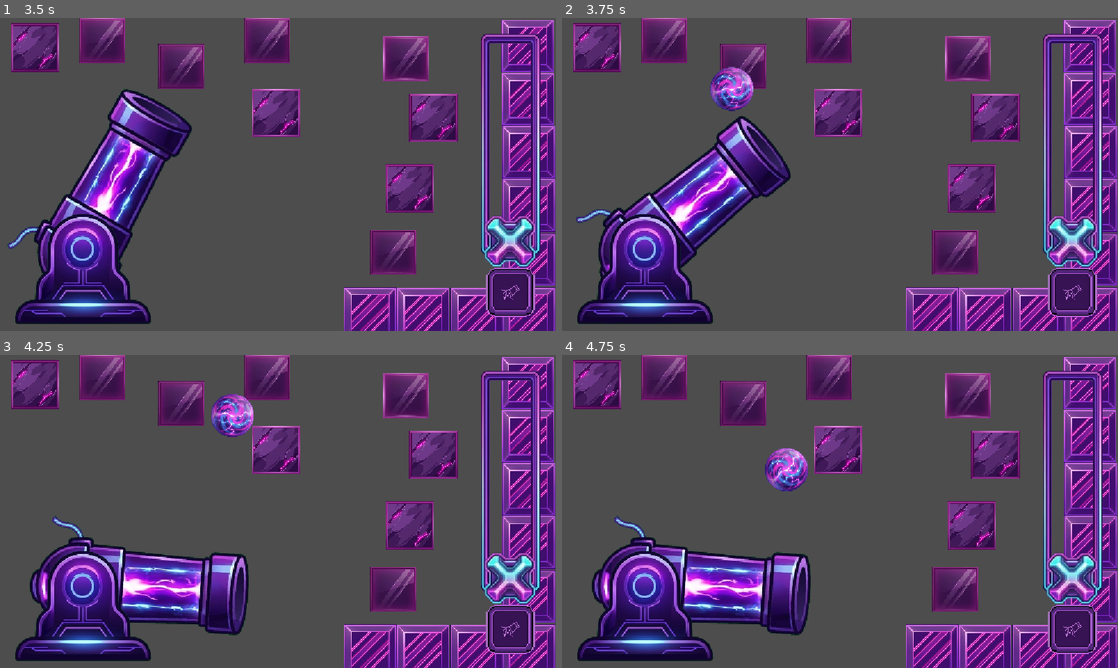
Above: before the commit, frames 1-4 (two rows, left to right).
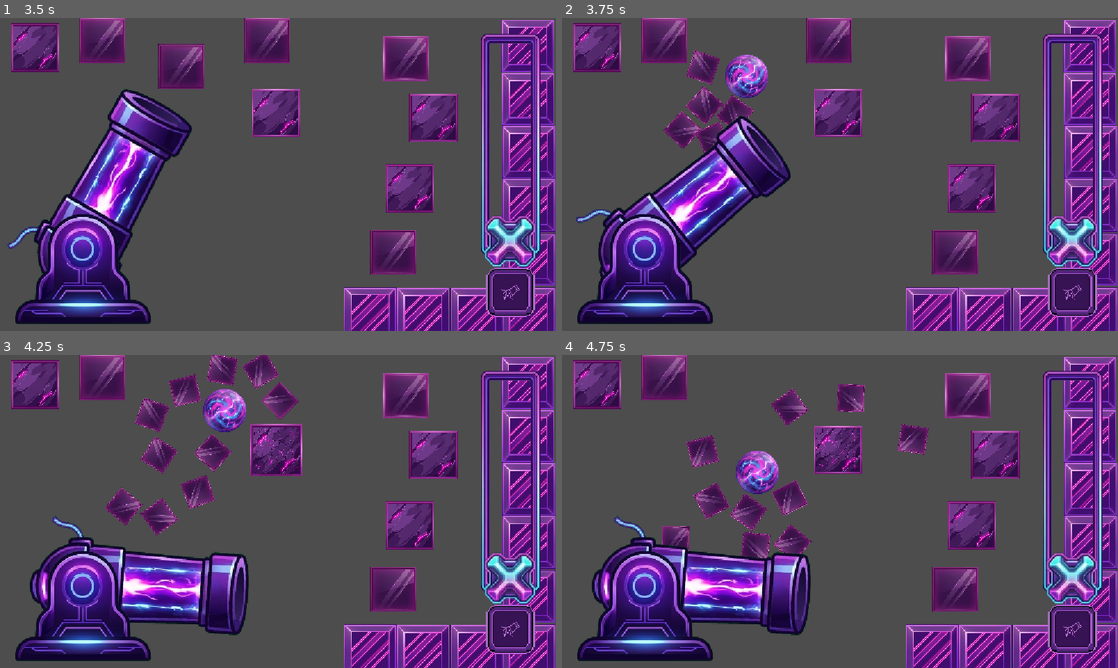
Above: after the commit, the same moments.

Repository: Zidan-09/Arc-Impact
Game: Godot game, scene res://components/cannon-controller/CannonController.tscn
Two runs of this game, one before a commit and one after it. Both use one fixed random seed, a clock stepped at 60 frames per second and the inputs below.
Inputs (mouse positions are in pixels of both pictures, inside the frame that each line leads up to):
- Up to frame 1 (3.5 s): click (511, 293) at 0.5 s; click (511, 293) at 1.25 s; click (511, 293) at 2 s; tap Enter at 2.75 s; drag from (400, 224) to (111, 215) at 2.77 s
- Up to frame 2 (3.75 s): tap Space at 3.5 s; drag from (728, 190) to (956, 252) at 3.52 s
- Up to frame 3 (4.25 s): no input
- Up to frame 4 (4.75 s): move the mouse to (895, 442) at 4.27 s; click (895, 442) at 4.42 s

Frame 1 is identical in both runs. In frame 2, 3.4% of the frame differs, in the area x 18-37%, y 8-44%; in frame 3, 6.9%; in frame 4, 7.8%, in the area x 17-66%, y 0-65%.
Error before the commit: Parse Error: Could not resolve super class inheritance from "Obstacle". (res://components/obstacles/glass/glass_obstacle.gd:2)

Commit message:
fix(fire-button): fixed obstacles and shards that crash when bullet hits their instances

Diff:
--- a/components/bullet/bullet.gd
+++ b/components/bullet/bullet.gd
@@ -9,6 +9,8 @@
 
 
 func _on_hit_detector_body_entered(body: Node) -> void:
+	if is_broken:
+		return
 	if not body.has_method("hit"):
 		return
 
--- a/components/obstacles/obstacle.gd
+++ b/components/obstacles/obstacle.gd
@@ -29,10 +29,17 @@
 	await play_hit_animation()
 
 	if not is_instance_valid(self):
-		is_processing_hit = false
 		return
 
- 	on_hit_completed(bullet, impact_position)
+	# O bullet pode ter sido liberado (queue_free via del_bullet, por exemplo
+	# ao atingir o bullet_return_detector) durante o await da animação.
+	# Passar uma instância liberada para um parâmetro tipado causa:
+	# "Invalid type... (previously freed) is not a subclass...".
+	# Por isso revalidamos aqui. null é um valor válido para o parâmetro
+	# tipado; as implementações de on_hit_completed ignoram o bullet.
+	var live_bullet: RigidBody2D = bullet if is_instance_valid(bullet) else null
+
+	on_hit_completed(live_bullet, impact_position)
 
 	is_processing_hit = false
 
